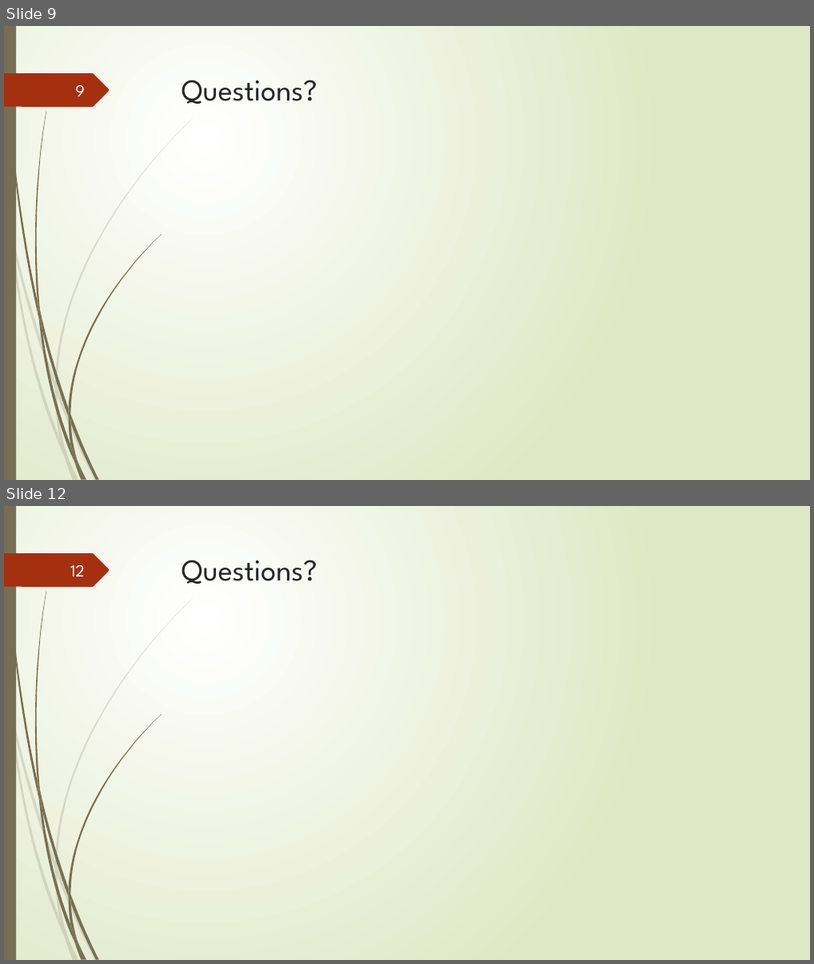
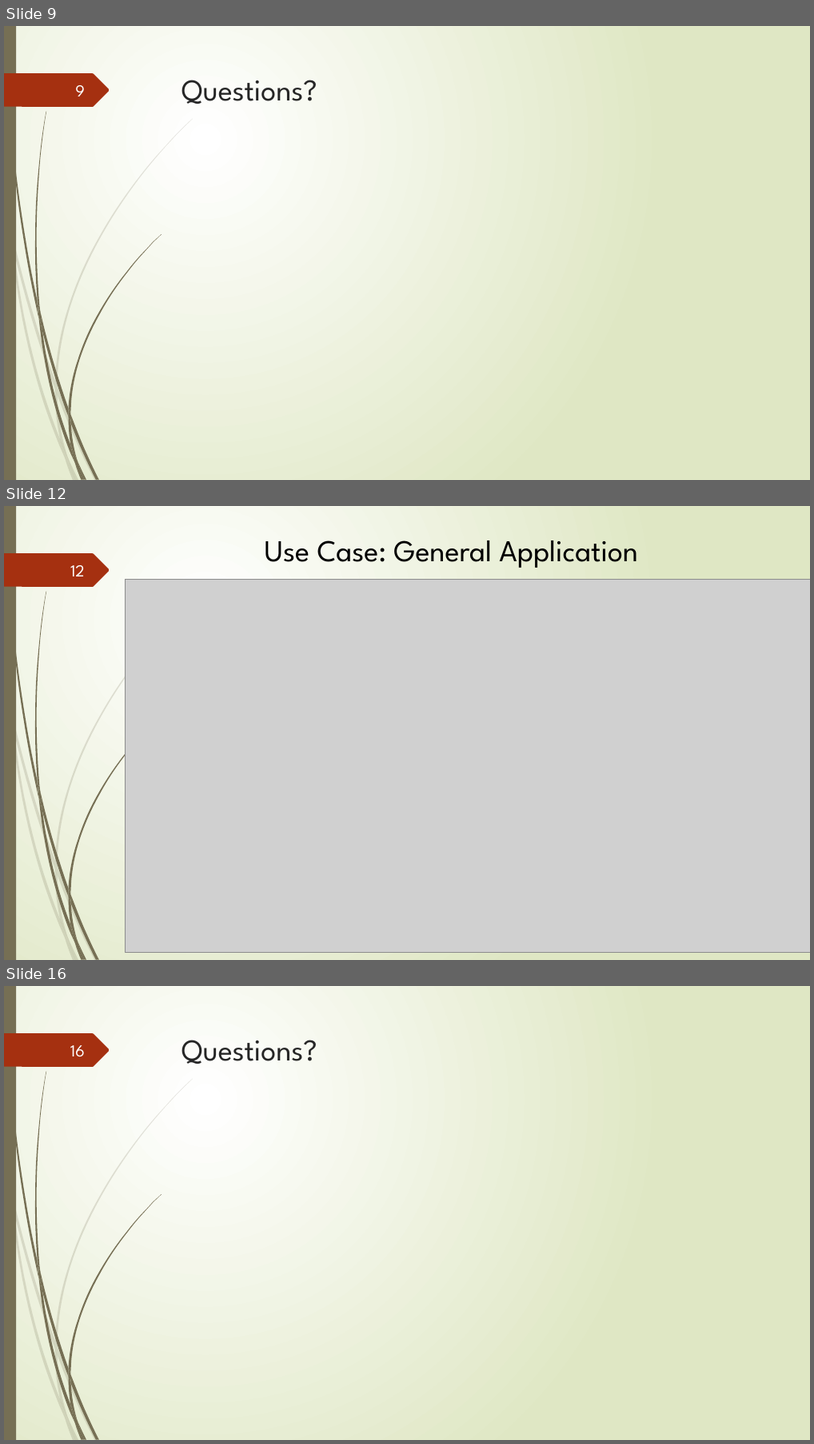
Before and after one commit to junmin-yee/Landmarked, a slide deck: Presentations/Sprint01_ReviewMeeting.pptx. Shown one above the other, each under a label of ours: slides 9 and 12 before the commit, slides 9, 12 and 16 after it; the slides between them are not shown. The pictures are 814x964 and 814x1444 pixels, drawn with LibreOffice and Linux fonts; fonts in the diff are those of the drawing; grey boxes stand for pictures. Boxes give left, top, right and bottom in pixels: in the first picture for what was removed or moved away, otherwise in the second. Text is boxed around its words. In the diff, an @@ line names an element or a change of style, - is before the commit and + after.

```diff
--- a/Presentations/Sprint01_ReviewMeeting.pptx
+++ b/Presentations/Sprint01_ReviewMeeting.pptx
@@ slide 12 added at (x1=4, y1=506, x2=810, y2=960), background gradient #FFFFFF to #DFE8C4; not listed: 24 template elements that a slide beside it also shows @@
@@ text added at (x1=265, y1=540, x2=638, y2=568), 36 pt, text #000000 @@
+Use Case: General Application
@@ page number added at (x1=70, y1=565, x2=85, y2=576), 20 pt, text #FEFFFF @@
+12
@@ picture added at (x1=126, y1=579, x2=810, y2=952) @@
@@ what was slide 12 is now slide 16 @@
@@ page number at (x1=70, y1=1045, x2=85, y2=1057): text changed @@
-12
+16
```
Also in this commit, not shown: 5 slides changed, 4 other slides added, 1 other file.
